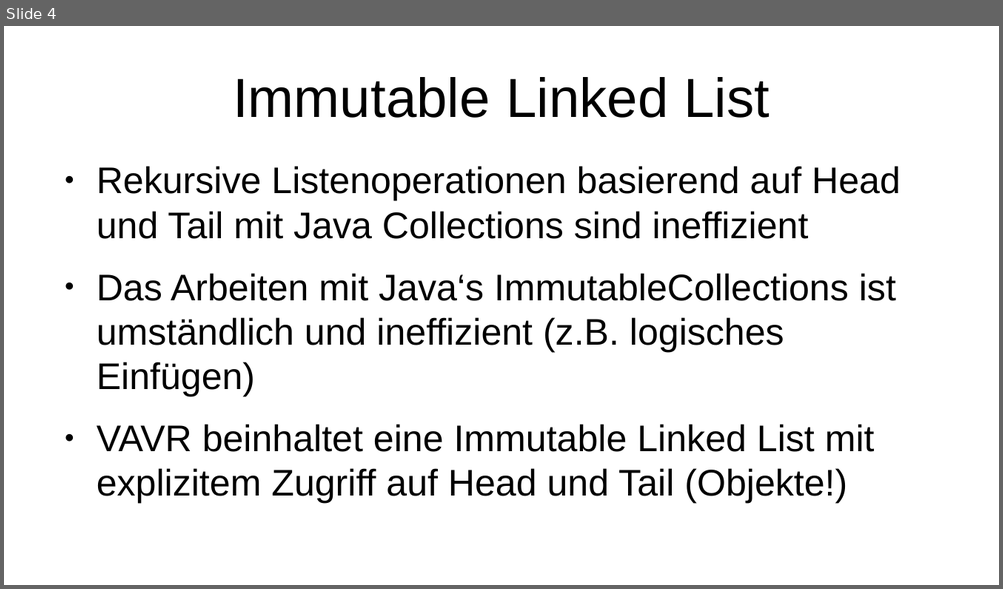
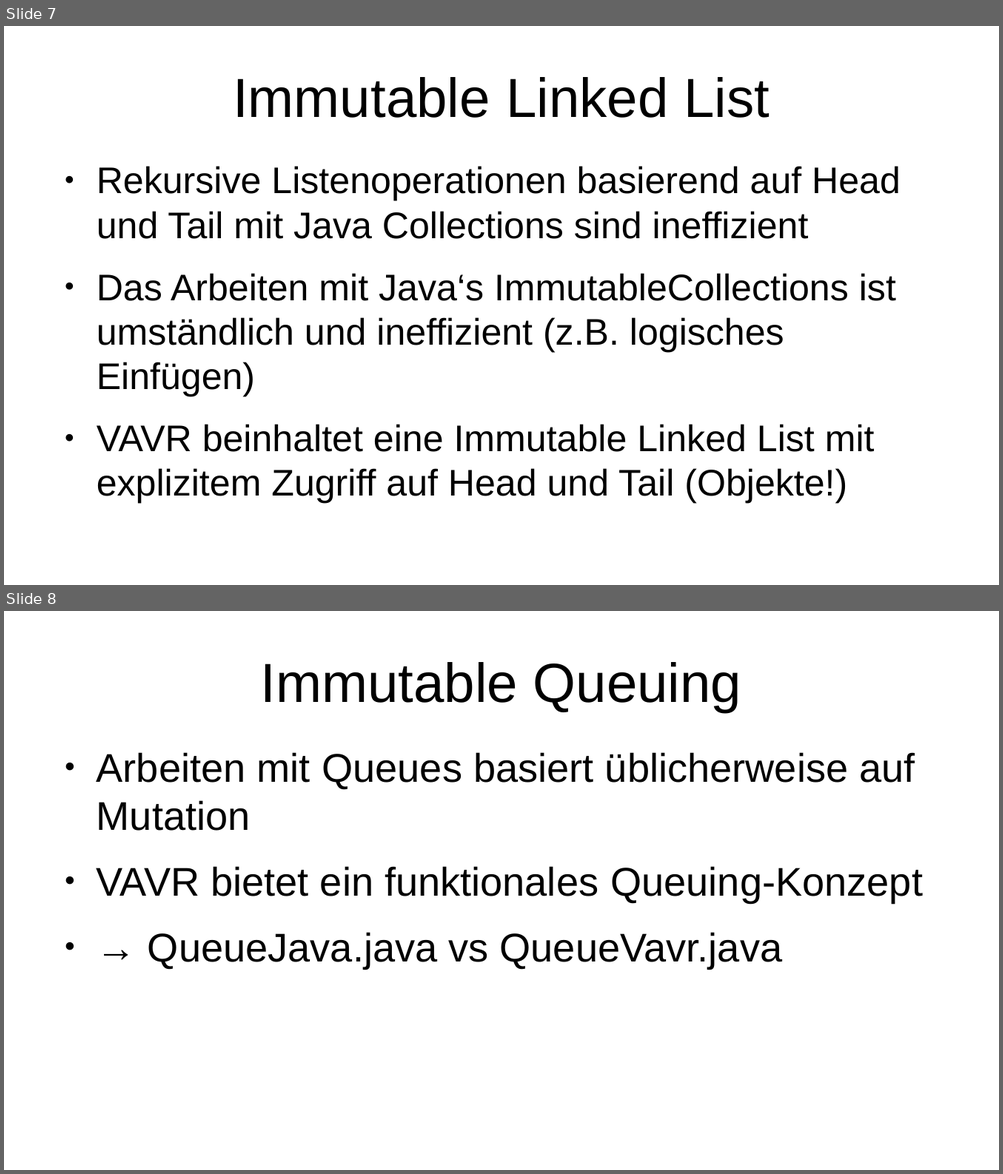
Before and after one commit to p3et/vavr-demo, a slide deck: coffee talk.odp. Shown one above the other, each under a label of ours: slide 4 before the commit, slides 7 and 8 after it. The pictures are 1003x589 and 1003x1174 pixels, drawn with LibreOffice and Linux fonts; fonts in the diff are those of the drawing. Boxes give left, top, right and bottom in pixels: in the first picture for what was removed or moved away, otherwise in the second. Text is boxed around its words. In the diff, an @@ line names an element or a change of style, - is before the commit and + after.

```diff
--- a/coffee talk.odp
+++ b/coffee talk.odp
@@ slide 8 added at bbox=[4, 611, 999, 1170], background #FFFFFF @@
@@ title added at bbox=[261, 662, 742, 712], 44 pt, text #000000 @@
+Immutable Queuing
@@ text added at bbox=[96, 752, 922, 968], 32 pt, text #000000 @@
+● Arbeiten mit Queues basiert üblicherweise auf Mutation
+● VAVR bietet ein funktionales Queuing-Konzept
+● → QueueJava.java vs QueueVavr.java
@@ what was slide 4 is now slide 7 @@
```
Also in this commit, not shown: 4 other slides added, 1 slide removed, 2 other files.
